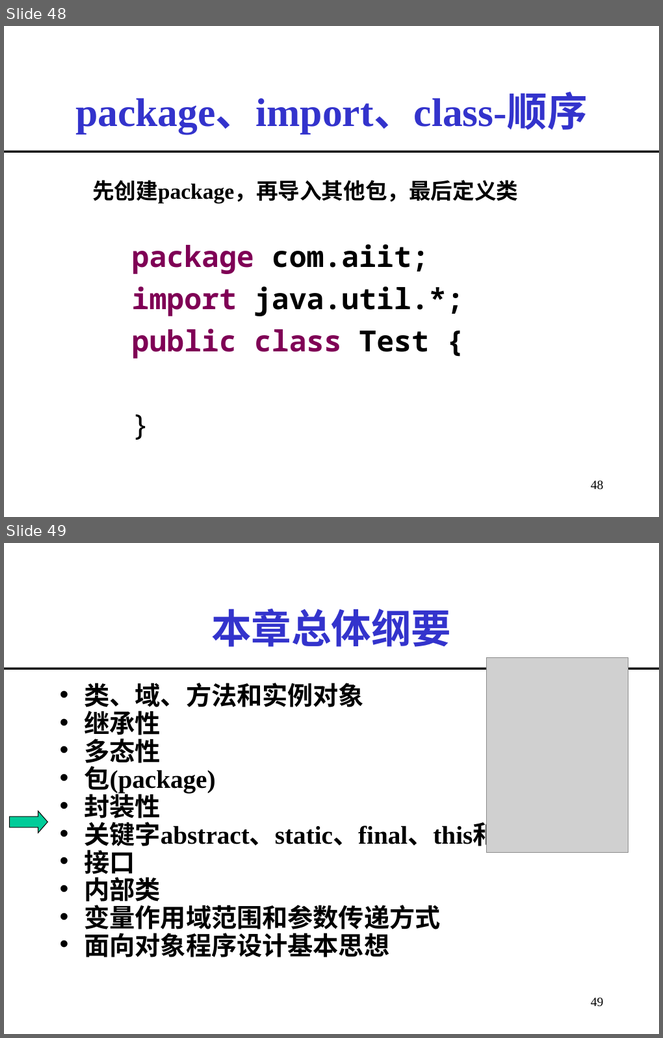
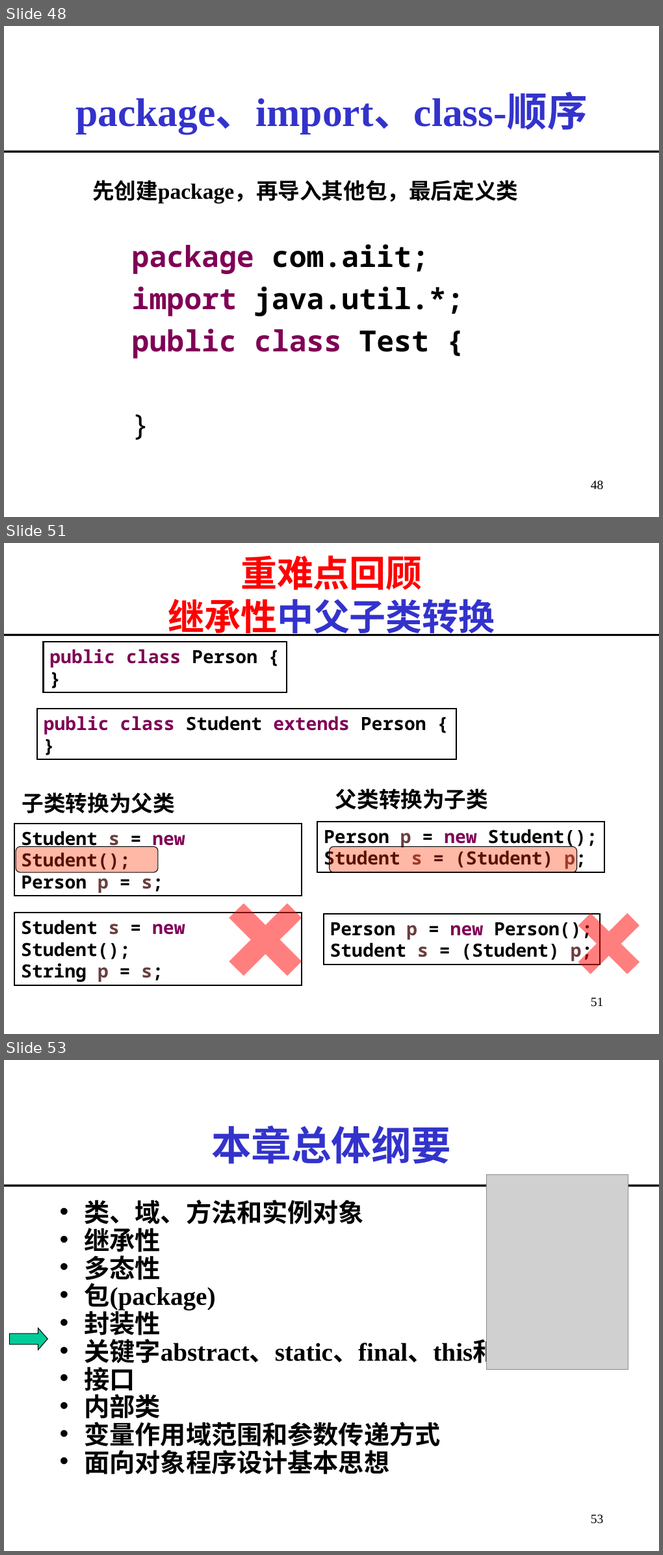
Before and after one commit to imwyw/Java, a slide deck: PPT/javaCh03_面向对象程序设计.ppt. Shown one above the other, each under a label of ours: slides 48 and 49 before the commit, slides 48, 51 and 53 after it; the slides between them are not shown. The pictures are 663x1038 and 663x1555 pixels, drawn with LibreOffice and Linux fonts; fonts in the diff are those of the drawing; grey boxes stand for pictures. Boxes give left, top, right and bottom in pixels: in the first picture for what was removed or moved away, otherwise in the second. Text is boxed around its words. In the diff, an @@ line names an element or a change of style, - is before the commit and + after.

```diff
--- a/PPT/javaCh03_面向对象程序设计.ppt
+++ b/PPT/javaCh03_面向对象程序设计.ppt
@@ slide 51 added at box(4, 543, 659, 1034), background #FFFFFF @@
@@ title added at box(168, 555, 495, 636), 40 pt, text #FF0000, bold @@
+重难点回顾
+继承性中父子类转换
@@ line added from (4, 635) to (659, 635), #000000 2.24 pt @@
@@ rectangle added at box(43, 642, 287, 693), outline #000000 1.5 pt, 20 pt, text #7F0055, bold @@
+public class Person {
+}
@@ rectangle added at box(36, 709, 456, 759), outline #000000 1.5 pt, 20 pt, text #7F0055, bold @@
+public class Student extends Person {
+}
@@ text added at box(22, 793, 175, 813), 24 pt, text #000000, bold @@
+子类转换为父类
@@ text added at box(336, 789, 488, 809), 24 pt, text #000000, bold @@
+父类转换为子类
@@ rectangle added at box(14, 823, 302, 895), outline #000000 1.5 pt, 20 pt, text #000000, bold @@
+Student s = new Student();
+Person p = s;
@@ rectangle added at box(317, 822, 605, 873), outline #000000 1.5 pt, 20 pt, text #000000, bold @@
+Person p = new Student();
+Student s = (Student) p;
@@ rounded rectangle added at box(16, 847, 158, 873), fill #FF3300 at 35% opacity, outline #000000 0.74 pt @@
@@ rounded rectangle added at box(330, 847, 577, 873), fill #FF3300 at 35% opacity, outline #000000 0.74 pt @@
@@ freeform shape added at box(230, 903, 302, 976), fill #FF0000 at 50% opacity @@
@@ rectangle added at box(14, 913, 302, 985), outline #000000 1.5 pt, 20 pt, text #000000, bold @@
+Student s = new Student();
+String p = s;
@@ rectangle added at box(324, 914, 600, 964), outline #000000 1.5 pt, 20 pt, text #000000, bold @@
+Person p = new Person();
+Student s = (Student) p;
@@ freeform shape added at box(579, 913, 640, 974), fill #FF0000 at 50% opacity @@
@@ page number added at box(591, 998, 604, 1007), 14 pt, text #000000 @@
+51
@@ what was slide 49 is now slide 53 @@
@@ page number at box(591, 1515, 604, 1524): text changed @@
-49
+53
```
Also in this commit, not shown: 6 slides changed, 23 other slides added, 13 slides removed.
